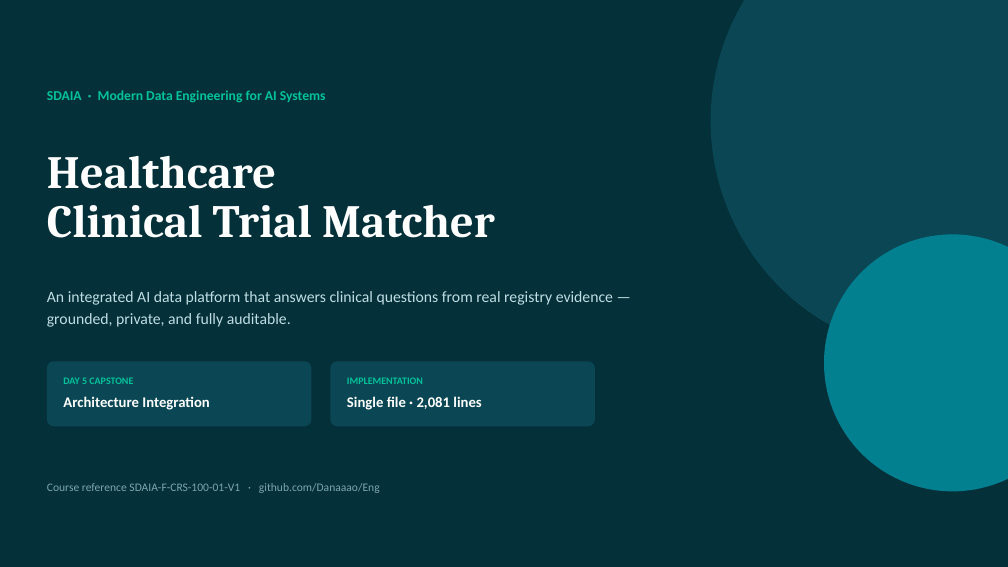
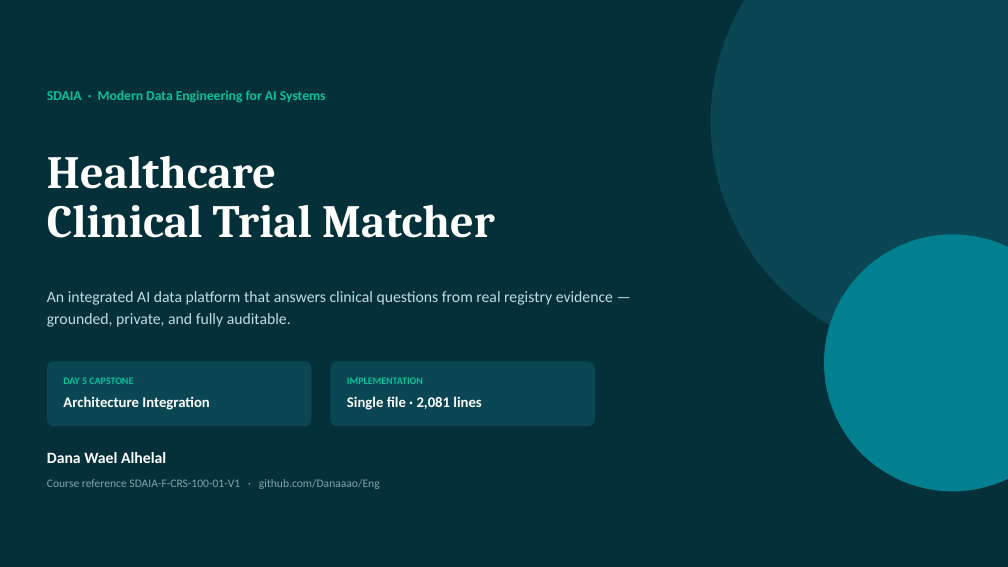
Before and after one commit to Danaaao/Eng, a slide deck: slide 1 of presentation/SDAIA_Capstone_Presentation.pptx. Drawn at 1008x567 pixels with LibreOffice and Linux fonts; fonts in the diff are those of the drawing. Boxes give left, top, right and bottom in pixels: in the first picture for what was removed or moved away, otherwise in the second. Text is boxed around its words. In the diff, an @@ line names an element or a change of style, - is before the commit and + after.

Commit message:
Credit the author on the presentation title slide
The project is solo work, not a team submission, so the deck names its
author rather than leaving the credit blank.

Adds "Dana Wael Alhelal" above the course reference on the title slide,
and sets the same name as the file's author metadata, which previously
read "SDAIA Capstone Team".

Rebuilt and validated; the title slide renders with the new credit clear
of the cards above it and the reference line below.

```diff
--- a/presentation/SDAIA_Capstone_Presentation.pptx
+++ b/presentation/SDAIA_Capstone_Presentation.pptx
@@ text "Course reference SDAIA-F-CRS-100-01-V1 · github.com/Danaaao/ ...": place and size @@
-text "Course reference SDAIA-F-CRS-100-01-V1 · github.com/Danaaao/ ..." at box(47, 483, 380, 493)
+text "Course reference SDAIA-F-CRS-100-01-V1 · github.com/Danaaao/ ..." at box(47, 479, 380, 489)
@@ text added at box(47, 452, 166, 463), 15 pt, text #FFFFFF, bold @@
+Dana Wael Alhelal
```
Also in this commit, not shown: 1 other file.
